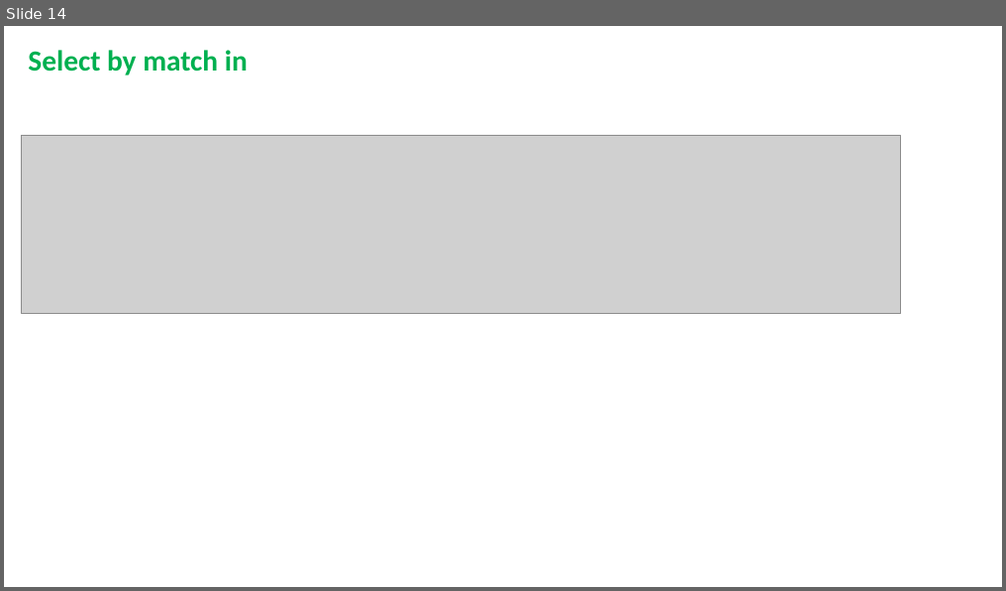
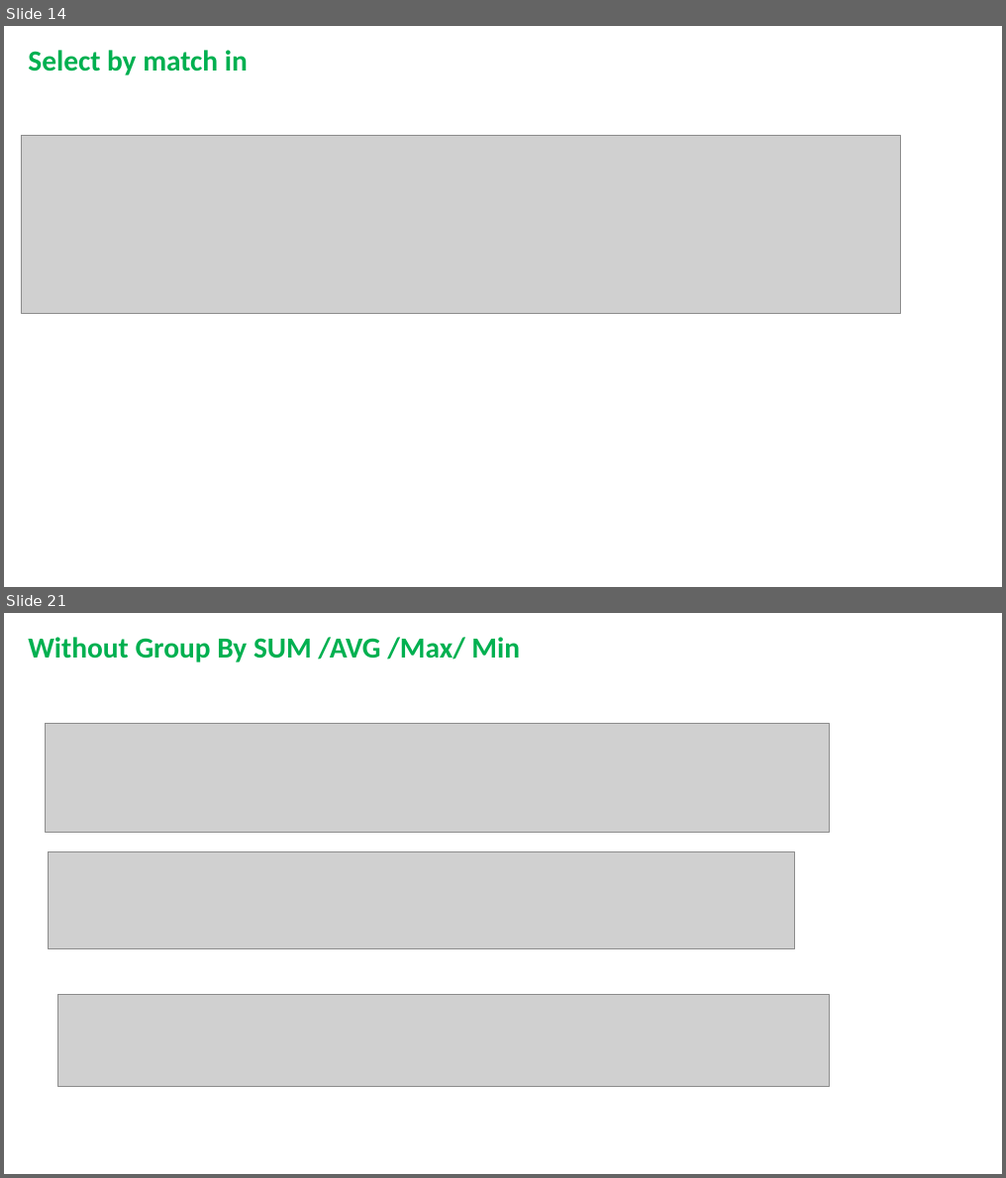
Before and after one commit to rupomsoft/MERN-STACK-Series, a slide deck: Mongo-Advance/Master.pptx. Shown one above the other, each under a label of ours: slide 14 before the commit, slides 14 and 21 after it; the slides between them are not shown. The pictures are 1006x591 and 1006x1178 pixels, drawn with LibreOffice and Linux fonts; fonts in the diff are those of the drawing; grey boxes stand for pictures; background and template pictures are left out. Boxes give left, top, right and bottom in pixels: in the first picture for what was removed or moved away, otherwise in the second. Text is boxed around its words. In the diff, an @@ line names an element or a change of style, - is before the commit and + after.

```diff
--- a/Mongo-Advance/Master.pptx
+++ b/Mongo-Advance/Master.pptx
@@ slide 21 added at (4,613,1002,1174), background picture (left out) @@
@@ text added at (28,637,520,663), 28 pt, text #00B050, bold @@
+Without Group By SUM /AVG /Max/ Min
@@ picture added at (45,724,829,833) @@
@@ picture added at (49,852,795,950) @@
@@ text added at (592,945,702,950), 36 pt, text #FFFFFF, bold @@
+Master
@@ picture added at (57,995,829,1087) @@
```
Also in this commit, not shown: 19 other slides added, 42 other files.
